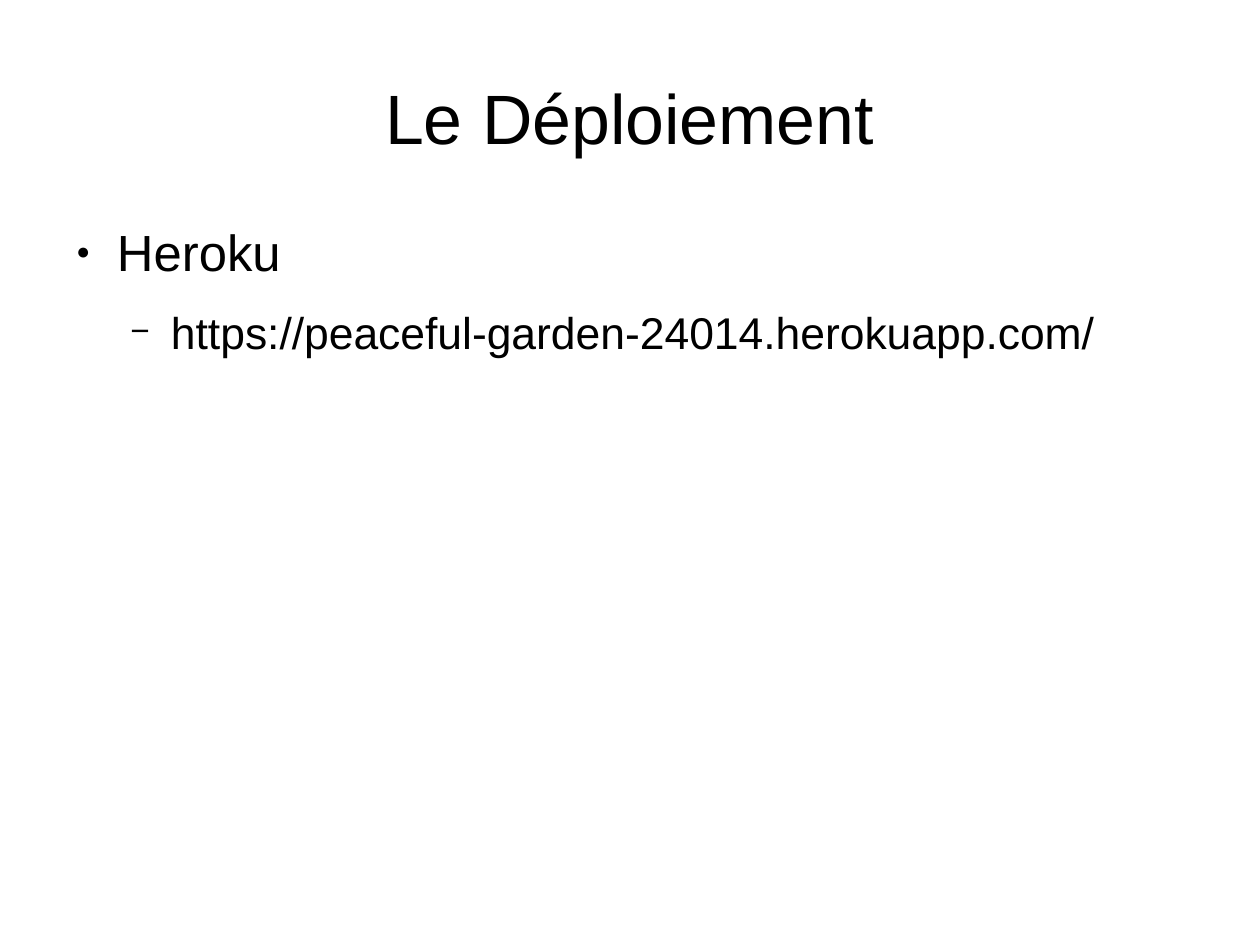
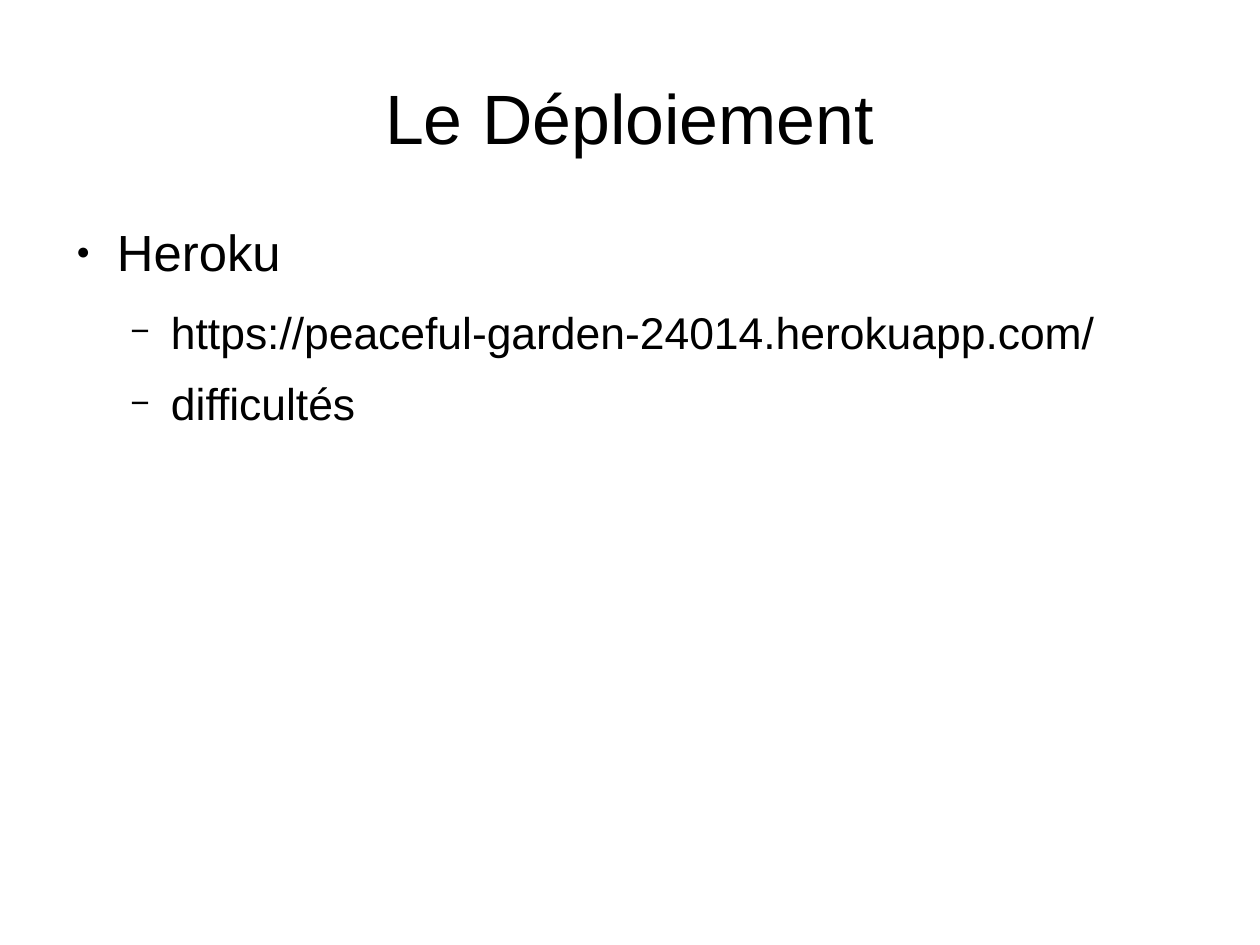
Before and after one commit to blingstand/probling, a slide deck: slide 10 of slide.odp (slide 7 before the commit). Drawn at 1260x945 pixels with LibreOffice and Linux fonts; fonts in the diff are those of the drawing; background and template pictures are left out. Boxes give left, top, right and bottom in pixels: in the first picture for what was removed or moved away, otherwise in the second. Text is boxed around its words. In the diff, an @@ line names an element or a change of style, - is before the commit and + after.

```diff
--- a/slide.odp
+++ b/slide.odp
@@ text at [171, 387, 355, 421]: paragraph added @@
+  − difficultés
```
Also in this commit, not shown: 2 other slides changed, 3 slides added, 3 other files.
